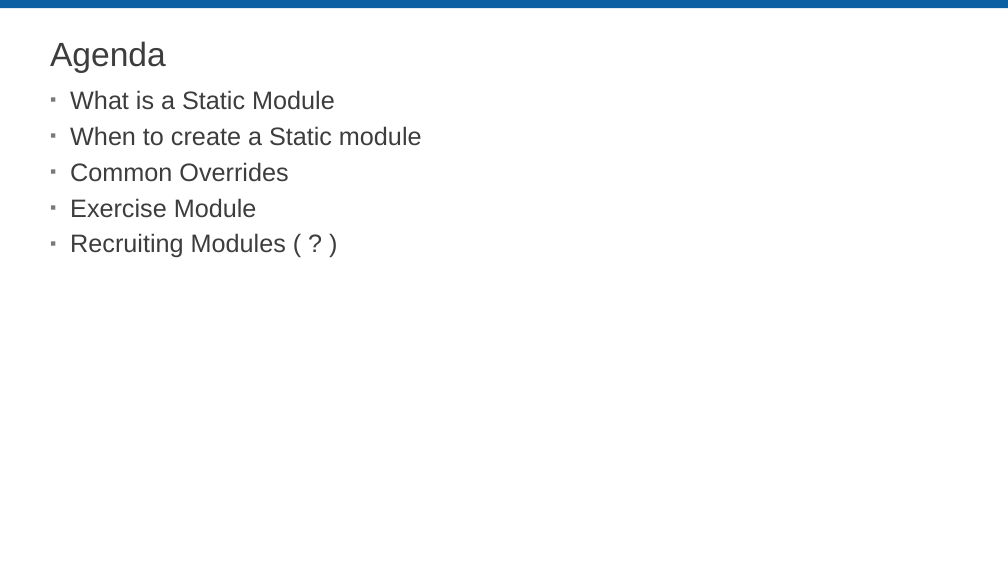
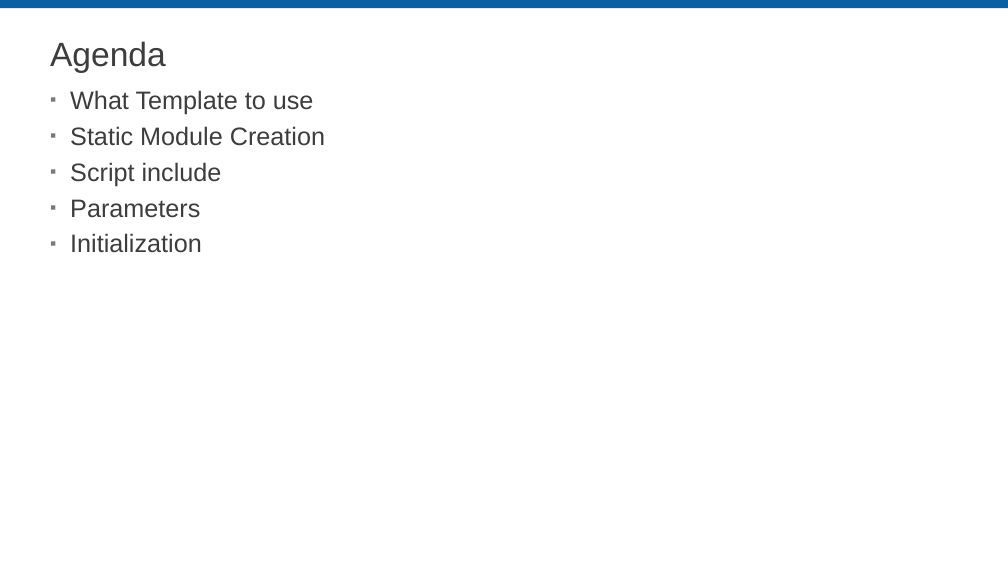
Before and after one commit to LabVIEW-DCAF/Documentation, a slide deck: slide 2 of Trunk/Getting Started Material/DCAF Training/6 Static Modules.pptx. Drawn at 1008x567 pixels with LibreOffice and Linux fonts; fonts in the diff are those of the drawing; background and template pictures are left out. Boxes give left, top, right and bottom in pixels: in the first picture for what was removed or moved away, otherwise in the second. Text is boxed around its words. In the diff, an @@ line names an element or a change of style, - is before the commit and + after.

Commit message:
First Pass Static Module, also made some update to shared slides in the dynamic module

```diff
--- a/Trunk/Getting Started Material/DCAF Training/6 Static Modules.pptx
+++ b/Trunk/Getting Started Material/DCAF Training/6 Static Modules.pptx
@@ text at bbox=[70, 90, 325, 253]: text changed @@
-▪ What is a Static Module
-▪ When to create a Static module
-▪ Common Overrides
-▪ Exercise Module
-▪ Recruiting Modules ( ? )
+▪ What Template to use
+▪ Static Module Creation
+▪ Script include
+▪ Parameters
+▪ Initialization
```
Also in this commit, not shown: 2 other slides changed, 16 slides added, 12 slides removed, 1 other file.
